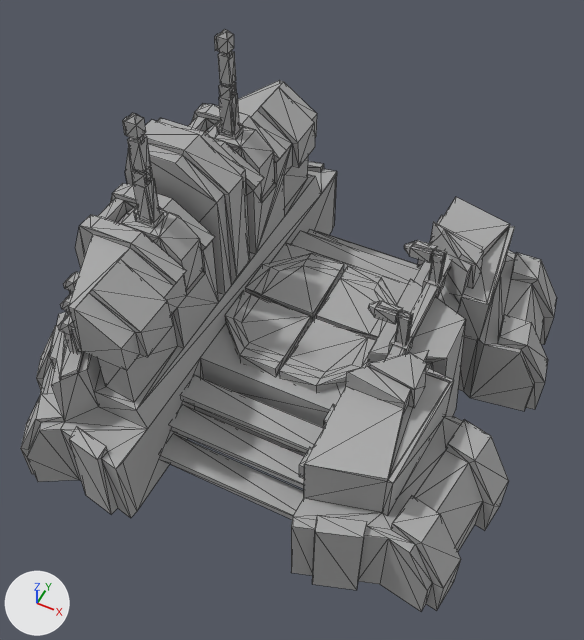
A saved change to the FBX model art/original_models/L_bot_factory_adv.FBX.
Camera for both pictures: a 50 mm lens placed at (22.7, -50.0, 68.4), pointed at (-0.2, -4.1, 11.1). The axes (+X, +Y, +Z) are drawn at lower left. The lights are the same throughout. Mesh edges are drawn as thin lines.
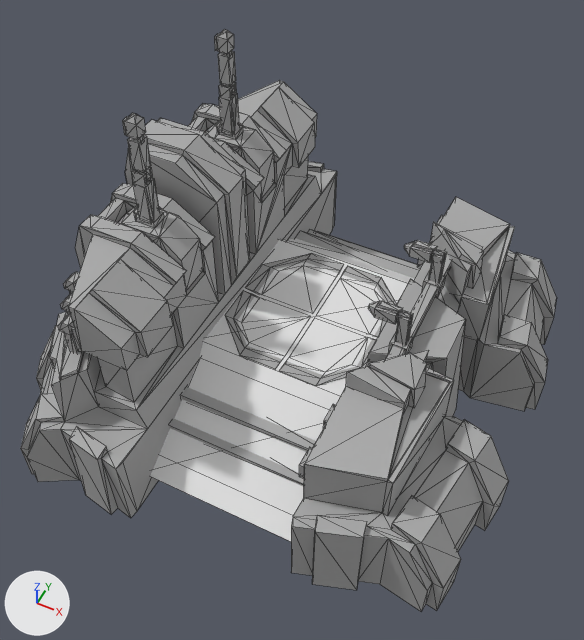
Commit message: Fix nav mesh

Diff of the bpy script that builds the scene:
```diff
--- a/art/original_models/L_bot_factory_adv.FBX.py
+++ b/art/original_models/L_bot_factory_adv.FBX.py
@@ me_mesh_001 @@
+me_mesh_001.from_pydata([(-6.9, -24.0, 0.0), (11.9, -24.0, 0.0), (-6.9, 14.5, 0.0), (11.9, 14.5, 0.0), (-6.9, -12.3, 7.6), (11.9, -12.3, 7.6), (-6.9, 4.2, 7.6), (11.9, 4.2, 7.6)], [], [(0, 2, 3), (3, 1, 0), (4, 5, 7), (7, 6, 4), (0, 1, 5), (5, 4, 0), (1, 3, 7), (7, 5, 1), (3, 2, 6), (6, 7, 3), (2, 0, 4), (4, 6, 2)])
@@ ob_l_bot_factory_adv_nav @@
+ob_l_bot_factory_adv_nav = bpy.data.objects.new('L_bot_factory_adv_nav', me_mesh_001)
+ob_l_bot_factory_adv_nav.location = (-1.9, 4.5, 0.0)
```

Boxes [x1, y1, x2, y2] around the edits, measured in the pictures (584 x 640 px):
'L_bot_factory_adv_nav', added
    after: [150, 239, 415, 541]
